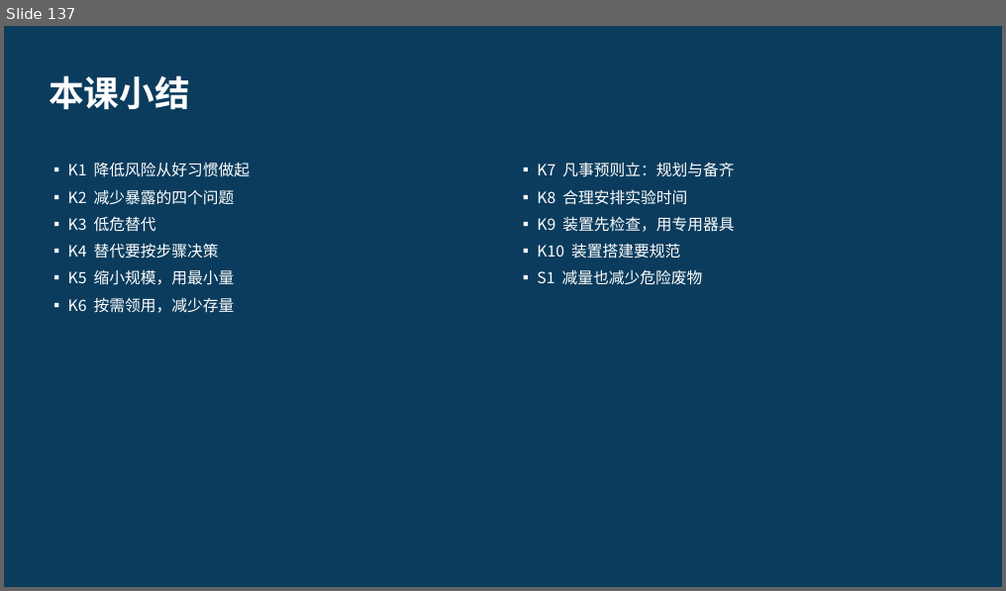
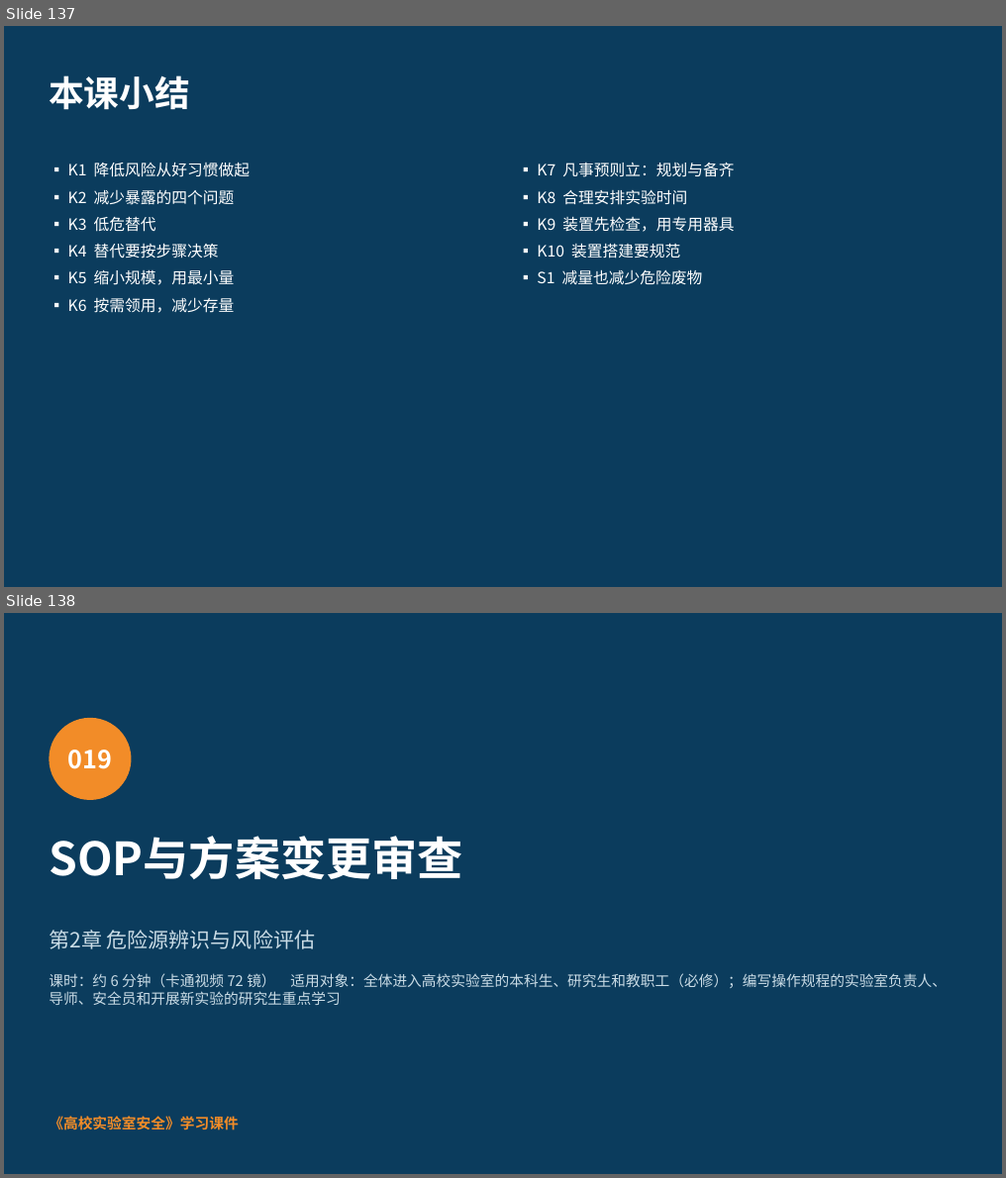
Before and after one commit to hanrongwx-max/videoyoutubo, a slide deck: course/高校实验室安全/课件/第2章_危险源辨识与风险评估.pptx. Shown one above the other, each under a label of ours: slide 137 before the commit, slides 137 and 138 after it. The pictures are 1006x591 and 1006x1178 pixels, drawn with LibreOffice and Linux fonts; fonts in the diff are those of the drawing. Boxes give left, top, right and bottom in pixels: in the first picture for what was removed or moved away, otherwise in the second. Text is boxed around its words. In the diff, an @@ line names an element or a change of style, - is before the commit and + after.

```diff
--- a/course/高校实验室安全/课件/第2章_危险源辨识与风险评估.pptx
+++ b/course/高校实验室安全/课件/第2章_危险源辨识与风险评估.pptx
@@ slide 138 added at (x1=4, y1=613, x2=1002, y2=1174), background #0B3C5D @@
@@ ellipse added at (x1=49, y1=718, x2=132, y2=800), fill #F28C28 @@
@@ text added at (x1=68, y1=750, x2=113, y2=769), 24 pt, text #FFFFFF, bold @@
+019
@@ text added at (x1=49, y1=836, x2=463, y2=879), 44 pt, text #FFFFFF, bold @@
+SOP与方案变更审查
@@ text added at (x1=49, y1=930, x2=315, y2=950), 20 pt, text #CADCE6 @@
+第2章 危险源辨识与风险评估
@@ text added at (x1=49, y1=973, x2=946, y2=1005), 14 pt, text #CADCE6 @@
+课时：约 6 分钟（卡通视频 72 镜） 适用对象：全体进入高校实验室的本科生、研究生和教职工（必修）；编写操作规程的实验室负责人、导师、安全员和开展新实验的研究生重点学习
@@ text added at (x1=49, y1=1116, x2=238, y2=1131), 14 pt, text #F28C28, bold @@
+《高校实验室安全》学习课件
```
Also in this commit, not shown: 28 other slides added, 3 other files.
